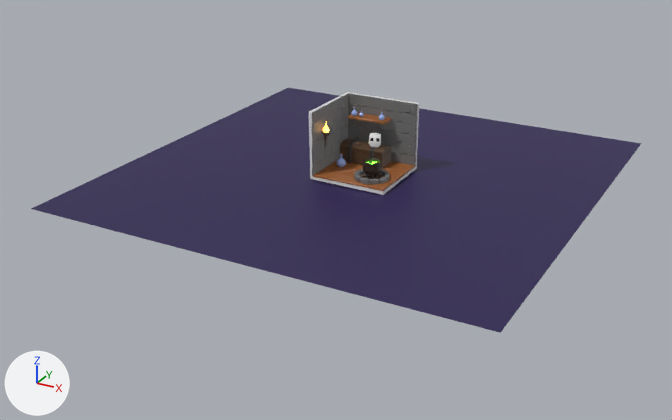
An edit to the Blender file Blends/Witch_Brew.blend, drawn before and after from the same camera.
Camera for both pictures: a 50 mm lens placed at (30.2, -59.4, 26.0), pointed at (-1.2, -2.3, -2.5). The lights are fixed; the arrows at lower left show +X, +Y and +Z.

Objects in the first picture: 'Demo_Plane', 'Out_Wall', 'Rock_09', 'Wall_01', 'Wall_02', 'Wood_Plan', 'potion_04', 'shelf', 'skull_head', 'treasure_box'.
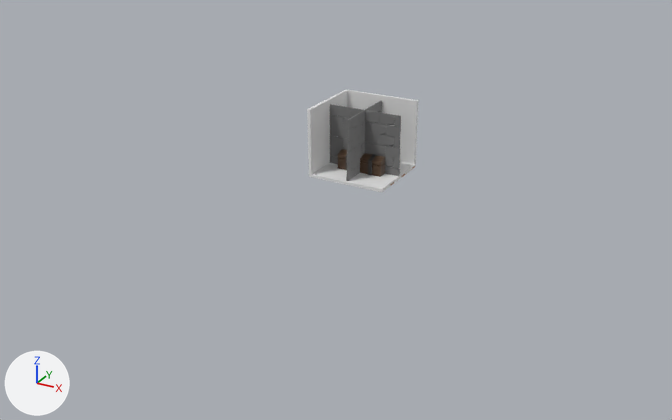
Where the newer file only moved an object's origin or applied its transform, the numbers keep the older frame.

The change, as a diff of the scene's bpy script:
```diff
--- a/Blends/Witch_Brew.blend.py
+++ b/Blends/Witch_Brew.blend.py
@@ me_plane_002 @@
 # used by ob_out_wall; location = (0.0, 0.1, 0.0); scale = (2.98, 2.86, 2.98)
-me_plane_002.from_pydata(...)  # 44 vertices, 42 faces; spans x -1.09..1.0, y -1.0..1.09, z -0.09..1.71
+me_plane_002.from_pydata(...)  # 44 vertices, 42 faces; spans x -1.09..1.0, y -1.07..1.02, z 0.0..1.8
+# me_plane_002 part 1: 44 vertices removed from x -1.09..1.0, y -1.0..1.09, z -0.09..1.71; 44 vertices added at x -1.09..1.0, y -1.07..1.02, z 0.0..1.8
@@ ob_wall_01 @@
-ob_wall_01 = bpy.data.objects.new('Wall_01', me_plane_032)
@@ ob_wall_02 @@
-ob_wall_02 = bpy.data.objects.new('Wall_02', me_plane_034)
@@ ob_potion_04 @@
-ob_potion_04 = bpy.data.objects.new('potion_04', me_sphere_005)
@@ ob_demo_plane @@
-ob_demo_plane = bpy.data.objects.new('Demo_Plane', me_plane_036)
@@ ob_rock_02 @@
-ob_rock_02 = bpy.data.objects.new('Rock_02', me_cube)
@@ ob_rock_09 @@
-ob_rock_09 = bpy.data.objects.new('Rock_09', me_cube_008)
@@ ob_rock_10 @@
-ob_rock_10 = bpy.data.objects.new('Rock_10', me_cube_009)
@@ ob_shelf @@
-ob_shelf = bpy.data.objects.new('shelf', me_icosphere_003)
@@ ob_skull_head @@
-ob_skull_head = bpy.data.objects.new('skull_head', me_cube_011)
@@ ob_treasure_box @@
-ob_treasure_box = bpy.data.objects.new('treasure_box', me_cube_010)
@@ ob_treasure_box_1 @@
+ob_treasure_box_1 = bpy.data.objects.new('Treasure_Box', me_cube_015)  # 82 vertices, 75 faces; spans x -1.87..1.79, y -0.93..0.89, z 0.02..1.65; in mat_metal (black #353535), mat_wood_02 (brown #523b28)
+ob_treasure_box_1.location = (0.0, 0.0, 0.0)
@@ ob_wall_horizontal @@
+ob_wall_horizontal = bpy.data.objects.new('Wall_Horizontal', me_plane_038)  # 390 vertices, 255 faces; spans x -0.05..0.06, y -2.78..2.79, z 0.04..4.98; in mat_stone_002 (grey #747474)
+ob_wall_horizontal.location = (0.0, 0.0, 0.0)
@@ ob_wall_vertical @@
+ob_wall_vertical = bpy.data.objects.new('Wall_Vertical', me_plane_037)  # 390 vertices, 255 faces; spans x -3.02..2.97, y -0.06..0.05, z 0.03..4.97; in mat_stone (grey #747474)
+ob_wall_vertical.location = (0.0, 0.0, 0.0)
```

Boxes (x1, y1, x2, y2) around the edits, measured in the pictures (672 x 420 px):
'Demo_Plane', deleted: before (31, 88, 641, 333)
'Out_Wall', reshaped: before (309, 92, 419, 195); after (307, 89, 418, 192)
'Wall_01', deleted: before (348, 93, 417, 165)
'Wall_Vertical', added: after (330, 104, 401, 176)
'Wall_02', deleted: before (312, 94, 348, 175)
'Wall_Horizontal', added: after (346, 100, 382, 181)
'treasure_box', deleted (brown): before (340, 139, 391, 168)
'Treasure_Box', added (brown): after (338, 149, 385, 177)
'shelf', deleted: before (348, 113, 392, 124)
'skull_head', deleted: before (369, 133, 381, 147)
'potion_04', deleted: before (337, 153, 346, 167)
'Rock_02', deleted: before (360, 178, 370, 184)
'Rock_10', deleted: before (370, 179, 379, 185)
'Rock_09', deleted: before (379, 177, 388, 184)
'Wood_Plan', unchanged, covered by the edit: before (313, 158, 416, 191); after (390, 166, 415, 185)
